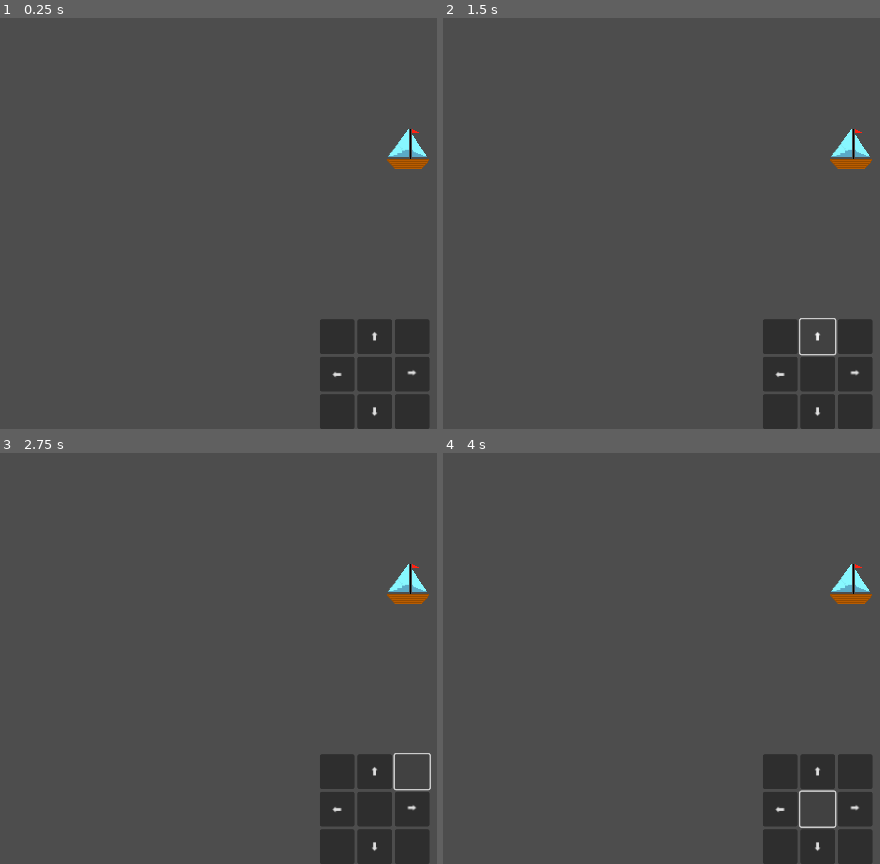
Above: before the commit, frames 1-4 (two rows, left to right).
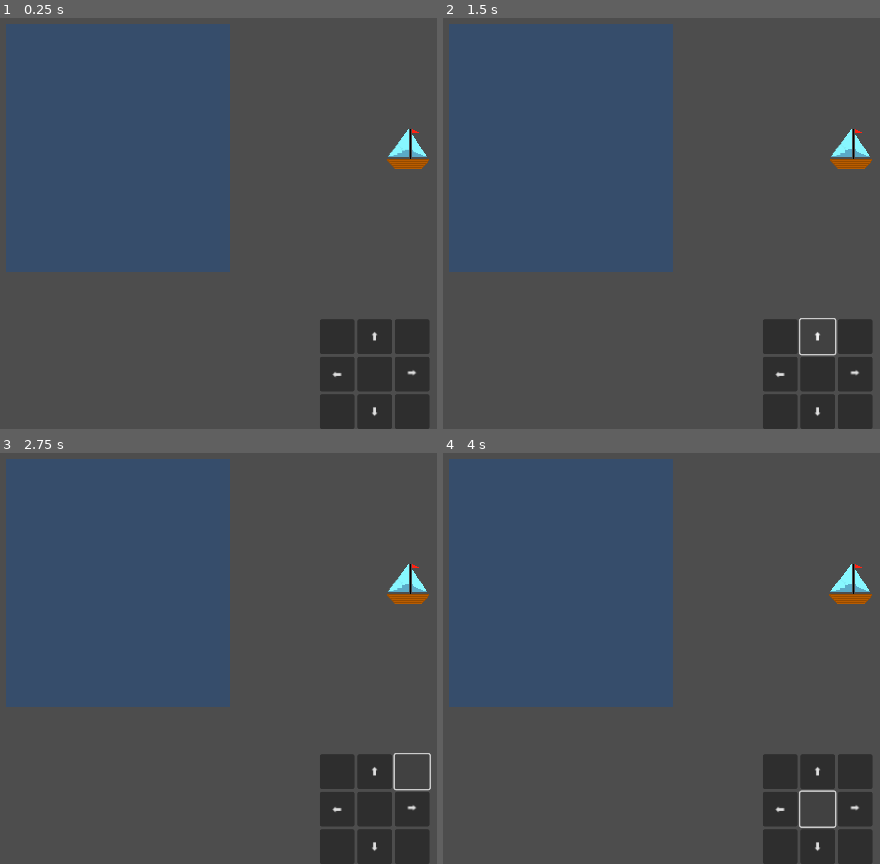
Above: after the commit, the same moments.

Repository: maxkompch/Fishing4Future
Game: Godot game, scene res://main.tscn
Two runs of this game, one before a commit and one after it. Both use one fixed random seed, a clock stepped at 60 frames per second and the inputs below.
Inputs (mouse positions are in pixels of both pictures, inside the frame that each line leads up to):
- Up to frame 1 (0.25 s): no input
- Up to frame 2 (1.5 s): click (779, 338) at 0.5 s; click "⬆" at 1.25 s
- Up to frame 3 (2.75 s): click (410, 773) at 2 s
- Up to frame 4 (4 s): click "⬅" at 2.75 s; click (818, 810) at 3.5 s

The runs differ from the first frame. In frame 1, 31% of the frame differs, in the area x 1-53%, y 1-62%; in frame 2, 31%; in frame 3, 31%; in frame 4, 31%, in the area x 1-98%, y 1-62%.
Error before the commit: Parse Error: Identifier "_on_left_button_pressed" not declared in the current scope. (res://player.gd:18)

Commit message:
slow area

Diff:
--- /dev/null
+++ b/SlowArea.gd
@@ -0,0 +1,30 @@
+extends Area2D
+
+@export var slow_factor: float = 0.05  # How much to slow the player (0.5 = 50% speed)
+@export var area_color: Color = Color(0.0, 0.3, 0.7, 0.3)  # Blue, semi-transparent
+
+func _ready():
+	# Connect the area's signals
+	body_entered.connect(_on_body_entered)
+	body_exited.connect(_on_body_exited)
+
+	# Create visual srectangle
+	var area_shape = $CollisionShape2D
+	if area_shape:
+		var shape_size = area_shape.shape.size if area_shape.shape is RectangleShape2D else Vector2(100, 100)
+		queue_redraw()
+
+func _draw():
+	var area_shape = $CollisionShape2D
+	if area_shape and area_shape.shape is RectangleShape2D:
+		var rect_size = area_shape.shape.size
+		var rect = Rect2(-rect_size/2, rect_size)
+		draw_rect(rect, area_color)
+
+func _on_body_entered(body):
+	if body.is_in_group("player"):
+		body.enter_slow_area(slow_factor)
+
+func _on_body_exited(body):
+	if body.is_in_group("player"):
+		body.exit_slow_area()
--- a/main.tscn
+++ b/main.tscn
@@ -1,20 +1,21 @@
-[gd_scene load_steps=5 format=3 uid="uid://ck00y8tcc0p7q"]
+[gd_scene load_steps=7 format=3 uid="uid://ck00y8tcc0p7q"]
 
 [ext_resource type="Script" path="res://player.gd" id="2_huqim"]
 [ext_resource type="Texture2D" uid="uid://cwqyxw64pps3i" path="res://5. Icons/boat_pixelart.png" id="2_yphp6"]
 [ext_resource type="Script" path="res://ui.gd" id="3_8iex2"]
+[ext_resource type="Script" path="res://SlowArea.gd" id="4_8x4py"]
 
 [sub_resource type="RectangleShape2D" id="RectangleShape2D_okyxk"]
-size = Vector2(59, 44)
+size = Vector2(37, 32)
+
+[sub_resource type="RectangleShape2D" id="RectangleShape2D_hls4t"]
+size = Vector2(322, 357)
 
 [node name="Main" type="Node2D"]
 position = Vector2(628, 248)
 
 [node name="Player" type="CharacterBody2D" parent="."]
 script = ExtResource("2_huqim")
-speed_limit = null
-slow_rate = null
-area_color = null
 
 [node name="Boat" type="Sprite2D" parent="Player"]
 position = Vector2(0.999994, -1)
@@ -22,7 +23,7 @@
 texture = ExtResource("2_yphp6")
 
 [node name="CollisionShape2D" type="CollisionShape2D" parent="Player"]
-position = Vector2(-4, 2)
+position = Vector2(-4.5, 8)
 shape = SubResource("RectangleShape2D_okyxk")
 
 [node name="UI" type="CanvasLayer" parent="."]
@@ -92,3 +93,11 @@
 [node name="Button9" type="Button" parent="UI/BoatControlUI/ButtomRow"]
 custom_minimum_size = Vector2(50, 50)
 layout_mode = 2
+
+[node name="Area2D" type="Area2D" parent="."]
+position = Vector2(-421, -5)
+script = ExtResource("4_8x4py")
+
+[node name="CollisionShape2D" type="CollisionShape2D" parent="Area2D"]
+position = Vector2(61, 17.5)
+shape = SubResource("RectangleShape2D_hls4t")
--- a/player.gd
+++ b/player.gd
@@ -1,114 +1,147 @@
-extends CharacterBody2D  # Changed from Node2D to enable built-in physics
-var move_speed = 100
-var current_velocity = Vector2.ZERO
-var acceleration = 50
-var deceleration = 100
-var input_direction = Vector2.ZERO
-# Collision signal variables
-signal collision_occurred(object)
+extends CharacterBody2D
+
+# Boat Attributes
+@export var plastics_capacity: float = 100.0
+@export var fish_capacity: float = 200.0
+@export var health: float = 100.0
+@export var max_speed: float = 150.0
+@export var acceleration: float = 200.0
+@export var deceleration: float = 150.0
+@export var fishing_speed: float = 1.0
+@export var fishing_skill: float = 1.0
+
+# Speed modifier variables
+var speed_modifier: float = 1.0
+var target_modifier: float = 1.0
+var modifier_change_rate: float = 2.0  # How fast the speed modifier changes
+
+# Rest of your variables...
+var current_plastics: float = 0.0
+var current_fish: float = 0.0
+var input_vector = Vector2.ZERO
+var current_speed = Vector2.ZERO
+
+# Signals
+signal capacity_full
+signal health_changed(new_health: float)
+signal catch_successful(item_type: String)
+signal entered_slow_area
+signal exited_slow_area
+
+# State tracking
+var is_fishing: bool = false
+var fishing_timer: float = 0.0
+
 func _ready():
-	print("Script initialized")
-	# Connect button signals
-	var btn_left = $UI/BoatControlUI/MidRow/btn_left
-	var btn_right = $UI/BoatControlUI/MidRow/btn_right
-	var btn_up = $UI/BoatControlUI/TopRow/btn_up
-	var btn_down = $UI/BoatControlUI/ButtomRow/btn_down
+	add_to_group("player")
 
-	if btn_left and btn_right and btn_up and btn_down:
-		btn_left.pressed.connect(_on_left_button_pressed)
-		btn_left.button_up.connect(_on_left_button_released)
-		btn_right.pressed.connect(_on_right_button_pressed)
-		btn_right.button_up.connect(_on_right_button_released)
-		btn_up.pressed.connect(_on_up_button_pressed)
-		btn_up.button_up.connect(_on_up_button_released)
-		btn_down.pressed.connect(_on_down_button_pressed)
-		btn_down.button_up.connect(_on_down_button_released)
-		print("Buttons connected successfully")
+func _physics_process(delta):
+	# Update speed modifier
+	speed_modifier = move_toward(speed_modifier, target_modifier, modifier_change_rate * delta)
+
+	# Handle acceleration and deceleration with modifier
+	var target_velocity = input_vector * (max_speed * speed_modifier)
+
+	if input_vector != Vector2.ZERO:
+		# Accelerate
+		current_speed = current_speed.move_toward(target_velocity, acceleration * delta)
 	else:
-		print("Error: Some buttons not found!")
-func physicsprocess(delta):
-	if input_direction != Vector2.ZERO:
-		print("Input direction: ", input_direction)
+		# Decelerate
+		current_speed = current_speed.move_toward(Vector2.ZERO, deceleration * delta)
 
-	# Apply acceleration based on input
-	if input_direction != Vector2.ZERO:
-		current_velocity += input_direction * acceleration * delta
-		current_velocity = current_velocity.limit_length(move_speed)
-		print("Current velocity: ", current_velocity)
-	else:
-		# Apply deceleration when no input
-		if current_velocity.length() > 0:
-			var decel_direction = -current_velocity.normalized()
-			var decel_amount = deceleration * delta
-
-			if current_velocity.length() <= decel_amount:
-				current_velocity = Vector2.ZERO
-			else:
-				current_velocity += decel_direction * decel_amount
-
-	# Set the velocity for move_and_slide
-	velocity = current_velocity
-
-	# Use move_and_slide instead of directly setting position
+	# Apply movement
+	velocity = current_speed
 	move_and_slide()
 
-	# Check for collisions
-	for i in get_slide_collision_count():
-		var collision = get_slide_collision(i)
-		handle_collision(collision)
+	# Process fishing if active
+	if is_fishing:
+		process_fishing(delta)
 
-	# Debug print for position
-	if current_velocity != Vector2.ZERO:
-		print("Player position: ", position)
-func handle_collision(collision):
-	var collider = collision.get_collider()
-	print("Collision detected with: ", collider.name)
+func enter_slow_area(slow_factor: float):
+	target_modifier = slow_factor
+	emit_signal("entered_slow_area")
 
-	# Emit signal for external handling
-	collision_occurred.emit(collider)
+func exit_slow_area():
+	target_modifier = 1.0
+	emit_signal("exited_slow_area")
 
-	# Handle different types of collisions
-	if collider.is_in_group("obstacles"):
-		# Bounce off obstacles
-		current_velocity = current_velocity.bounce(collision.get_normal())
-		current_velocity *= 0.1  # Reduce velocity after collision
-	elif collider.is_in_group("collectibles"):
-		# Handle collectible interaction
-		if collider.has_method("collect"):
-			collider.collect()
-	elif collider.is_in_group("damage_sources"):
-		# Handle damage
-		take_damage()
-func take_damage():
-	# Implement damage handling logic
-	print("Damage taken!")
-	# Add your damage logic here
-# Button handling functions remain the same
-func onleft_button_pressed():
-	print("Left button pressed")
-	input_direction.x = -1
-func onright_button_pressed():
-	print("Right button pressed")
-	input_direction.x = 1
-func onup_button_pressed():
-	print("Up button pressed")
-	input_direction.y = -1
-func ondown_button_pressed():
-	print("Down button pressed")
-	input_direction.y = 1
-func onleft_button_released():
-	print("Left button released")
-	if input_direction.x < 0:
-		input_direction.x = 0
-func onright_button_released():
-	print("Right button released")
-	if input_direction.x > 0:
-		input_direction.x = 0
-func onup_button_released():
-	print("Up button released")
-	if input_direction.y < 0:
-		input_direction.y = 0
-func ondown_button_released():
-	print("Down button released")
-	if input_direction.y > 0:
-		input_direction.y = 0
+
+# Function to be called from UI to set movement
+func set_movement_input(new_input: Vector2):
+	input_vector = new_input.normalized()  # Normalize to prevent faster diagonal movement
+
+func start_fishing():
+	if not is_fishing:
+		is_fishing = true
+		fishing_timer = 0.0
+
+func stop_fishing():
+	is_fishing = false
+	fishing_timer = 0.0
+
+func process_fishing(delta):
+	if not is_fishing:
+		return
+
+	fishing_timer += delta
+	if fishing_timer >= fishing_speed:
+		attempt_catch()
+		fishing_timer = 0.0
+
+func attempt_catch():
+	var success_chance = randf() * fishing_skill
+	if success_chance > 0.5:
+		var catch_type = determine_catch_type()
+		add_to_cargo(catch_type)
+
+func determine_catch_type():
+	return "fish" if randf() > 0.3 else "plastics"
+
+func add_to_cargo(item_type: String):
+	match item_type:
+		"fish":
+			if current_fish < fish_capacity:
+				current_fish += 1.0
+				emit_signal("catch_successful", "fish")
+			else:
+				emit_signal("capacity_full")
+		"plastics":
+			if current_plastics < plastics_capacity:
+				current_plastics += 1.0
+				emit_signal("catch_successful", "plastics")
+			else:
+				emit_signal("capacity_full")
+
+func take_damage(amount: float):
+	health = max(0.0, health - amount)
+	emit_signal("health_changed", health)
+
+	if health <= 0:
+		handle_destruction()
+
+func handle_destruction():
+	queue_free()
+
+func unload_cargo() -> Dictionary:
+	var cargo = {
+		"fish": current_fish,
+		"plastics": current_plastics
+	}
+	current_fish = 0.0
+	current_plastics = 0.0
+	return cargo
+
+func upgrade_attribute(attribute: String, amount: float):
+	match attribute:
+		"plastics_capacity":
+			plastics_capacity += amount
+		"fish_capacity":
+			fish_capacity += amount
+		"max_speed":
+			max_speed += amount
+		"acceleration":
+			acceleration += amount
+		"fishing_speed":
+			fishing_speed = max(0.1, fishing_speed - amount)
+		"fishing_skill":
+			fishing_skill += amount
